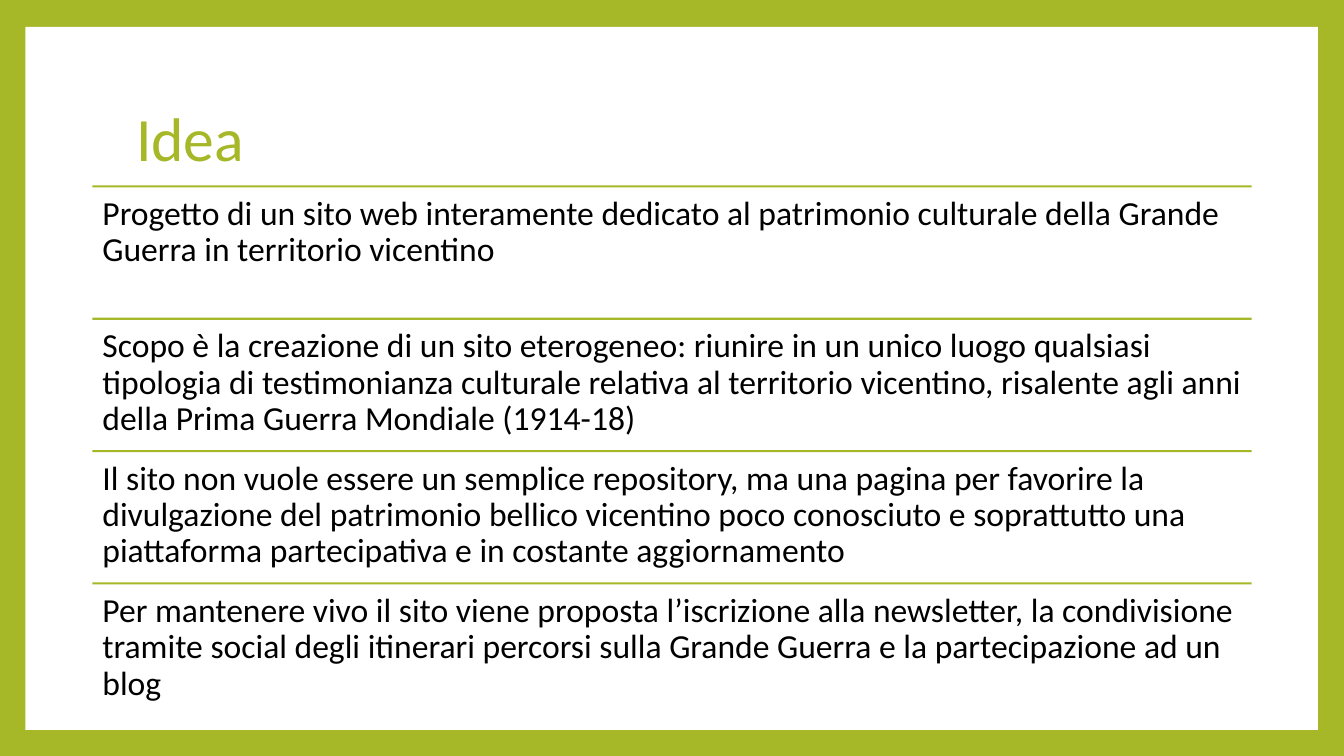
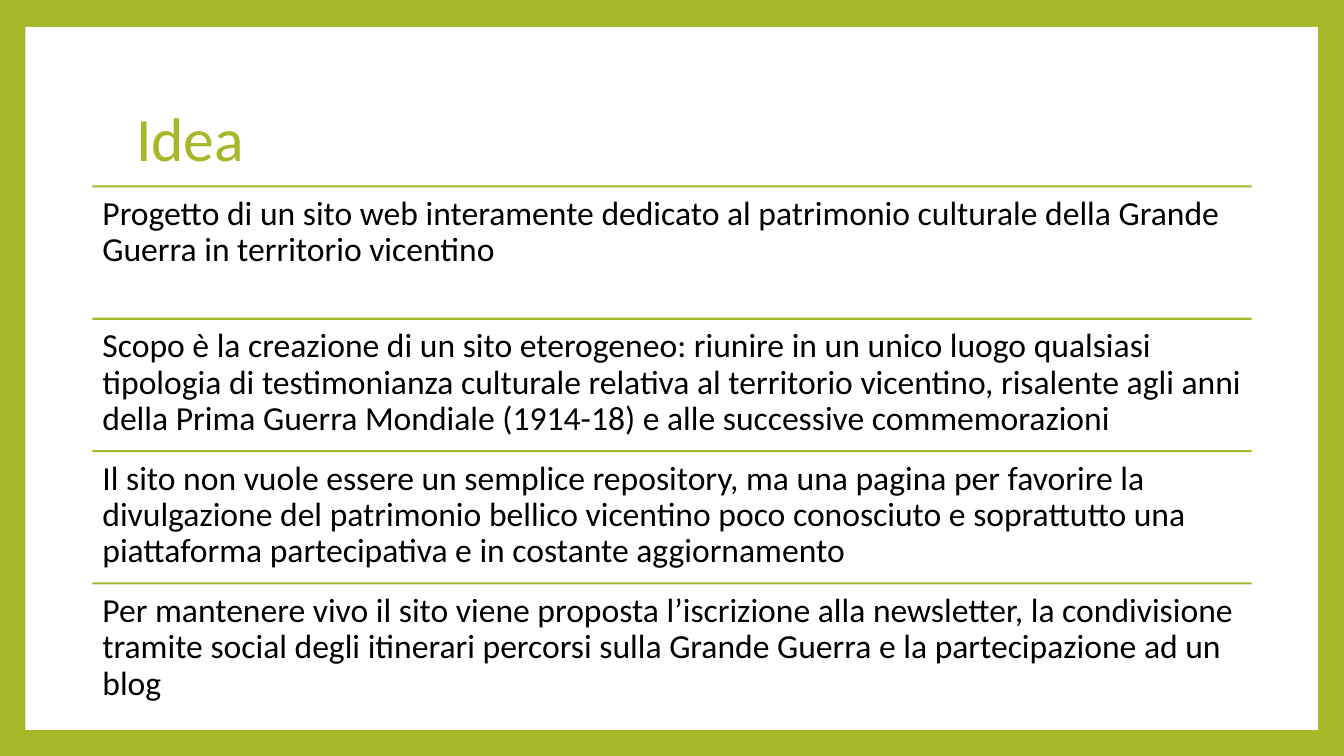
Before and after one commit to chiaradeguio/progetto-dhch, a slide deck: slide 2 of GrandeGuerraPrealpiVicentine.pptx. Drawn at 1344x756 pixels with LibreOffice and Linux fonts; fonts in the diff are those of the drawing. Boxes give left, top, right and bottom in pixels: in the first picture for what was removed or moved away, otherwise in the second. Text is boxed around its words. In the diff, an @@ line names an element or a change of style, - is before the commit and + after.

```diff
--- a/GrandeGuerraPrealpiVicentine.pptx
+++ b/GrandeGuerraPrealpiVicentine.pptx
@@ text at (x1=102, y1=333, x2=1241, y2=435): text changed @@
-Scopo è la creazione di un sito eterogeneo: riunire in un unico luogo qualsiasi tipologia di testimonianza culturale relativa al territorio vicentino, risalente agli anni della Prima Guerra Mondiale (1914-18)
+Scopo è la creazione di un sito eterogeneo: riunire in un unico luogo qualsiasi tipologia di testimonianza culturale relativa al territorio vicentino, risalente agli anni della Prima Guerra Mondiale (1914-18) e alle successive commemorazioni
```
Also in this commit, not shown: 1 other slide changed.
